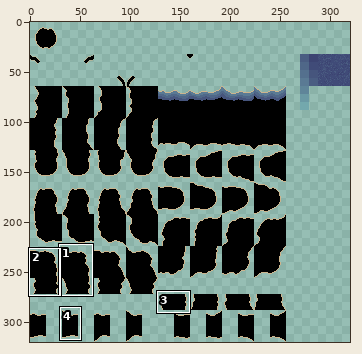
File history of a pixel-art file, tiles/coast.ase. The first picture is a wide view before the edit; the outline marks the close-up.
Close-up. The starting point:
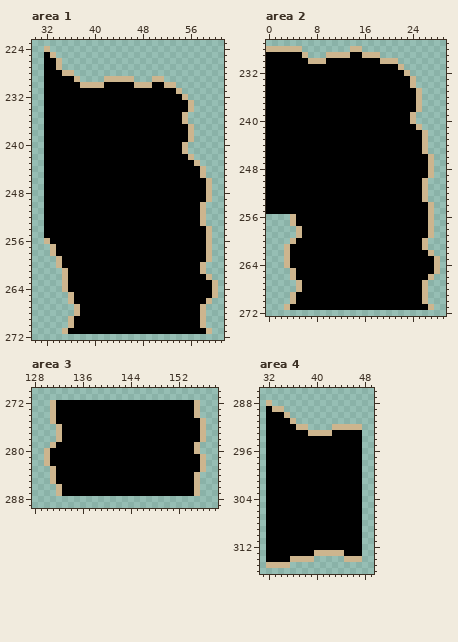
320x320 pixels, 1 frame. Shown: area 1: x 30..61, y 223..272; area 2: x 0..29, y 227..272; area 3: x 128..158, y 270..289; area 4: x 31..49, y 286..316. The commit also changed other parts of the picture, which this record leaves out.
Once edited:
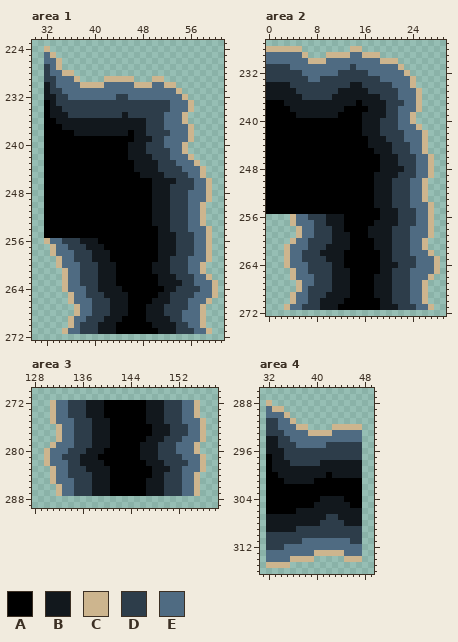
Palette (. is transparent): A #000000  B #12181d  C #cdb58e  D #2d3d4a  E #4f6b82
The author wrote: Finish beach tiles.
The edit:
Changed rows in their new state; - is an unchanged pixel.
Area 1, layer "beach":
first column x 32:
225 E---------------------------
226 EE--------------------------
227 DE--------------------------
228 DEE-------------------------
229 DDEEE-----------------------
230 BDEEEE----EEEEE---EE--------
231 BDDEEEEEEEEEEEEEEEEEEE------
232 BBDDEEEEEEEEDDEEEEEEEEE-----
233 -BDDDDDDDDDDDDDDDDDDDEEE----
234 -BBDDDDDDDDDDDDDDDDDDEEE----
235 -BBBDDDDDDDDDBDDDDDDEEE-----
236 --BBBBBBBBBBBBBBBDDDEEE-----
237 ---BBBBBBBBBBBBBBDDDEEEE----
238 -----BBBBBBBBB-BBDDDDEEE----
239 ---------------BBBDDEEEE----
240 --------------BBBDDDEEE-----
241 --------------BBBDDDDEE-----
242 --------------BBBBDDDEEE----
243 ---------------BBBBDDDEEE---
244 ---------------BBBBDDDDEEE--
245 ----------------BBBBDDDDEE--
246 ------------------BBBBDDDEE-
247 ------------------BBBDDDDEE-
248 ------------------BBBDDDEEE-
249 ------------------BBBDDDEEE-
250 ------------------BBBDDDEE--
251 ------------------BBBDDDEE--
252 ------------------BBBDDDEE--
253 ------------------BBBDDDEE--
254 -------------------BBDDDEEE-
255 -------------------BBBDDDEE-
256 -EEDDDBBB----------BBBDDDEE-
257 --EEDDDBBB---------BBBDDDEE-
258 --EEEDDDBBB--------BBBDDDEE-
259 ---EEDDDBBB--------BBDDDEEE-
260 ---EEEDDDBBB------BBBDDDEE--
261 ----EEDDDBBB------BBBDDDEE--
262 ----EEDDDBBB-------BBBDDDEE-
263 ----EEDDDBBB-------BBBBDDEEE
264 ----EEEDDBBBB-------BBDDDDEE
265 -----EEDDDBBBB-----BBDDDDEEE
266 -----EEEDDDBBB----BBBDDDEEE-
267 ------EEDDDBBB---BBBDDDDEE--
268 ------EEDDDBBB---BBBDDDEEE--
269 -----EEDDDBBB----BBBBDDEEE--
270 -----EDDDBBB------BBBBDDEE--
271 ----EEDDDBBB-------BBBDDDEE-
Area 2, layer "beach":
first column x 0:
229 EEEEEE--------EE------------
230 EEEEEEE---EEEEEEEEE---------
231 DDDDEEEEEEEEEEDEEEEEEE------
232 DDDDDDEEEEEEDDDDDEEEEEE-----
233 DDDDDDDEEDDDDDDDDDDEEEEE----
234 BBBBDDDDDDDDDDBBDDDDDEEE----
235 BBBBBDDDDDDDBBBBBDDDDDEEE---
236 BBBBBBDDDDDBBBBBBBBDDDEEE---
237 ---BBBBBBBBBBBB-BBBBDDDEE---
238 ----BBBBBBBBB----BBBDDEEE---
239 -----BBBBBBB----BBBBDDEE----
240 ----------------BBBDDDEE----
241 ----------------BBBDDDEEE---
242 ----------------BBBDDDDEEE--
243 -----------------BBBDDDEEE--
244 -----------------BBBBDDDEE--
245 ------------------BBBDDDEE--
246 -------------------BBBDDDEE-
247 -------------------BBBDDDEE-
248 -------------------BBBBDDEE-
249 ------------------BBBBDDDEE-
250 ------------------BBBDDDEE--
251 ------------------BBBDDDEE--
252 ------------------BBBDDDEE--
253 ------------------BBBDDDEE--
254 ------------------BBBDDDEEE-
255 -------------------BBBDDDEE-
256 -----EEDDDBBB------BBBDDDEE-
257 -----EEEDDBBB-----BBBBDDDEE-
258 ------EEDDDBB----BBBBDDDEEE-
259 ------EEDDDBBB---BBBBDDDEEE-
260 -----EEDDDDBBB----BBBDDDEE--
261 ----EEEDDDBBBB----BBBDDDEE--
262 ----EEDDDBBBB------BBDDDEEE-
263 ----EEDDDDBBB------BBDDDDEEE
264 ----EEEDDDDBB------BBBDDDEEE
265 -----EEDDDDBBB-----BBDDDEEEE
266 -----EEEDDDBBB----BBBDDDEEE-
267 ------EEDDDBBB----BBBDDDEE--
268 ------EDDDDBBB----BBBDDDEE--
269 -----EEDDDBBBB----BBBDDDEE--
270 -----EEDDBBBB------BBDDDEE--
271 ----EEDDDBBB-------BBBDDDEE-
Area 3, layer "beach":
first column x 131:
272 -EEDDDBBB-------BBBDDDEE-
273 -EEDDDBBB-------BBBDDDEE-
274 -EEDDDBBB-------BBBDDDEE-
275 -EEEDDDBBB------BBBDDDEEE
276 --EEDDDBBB-------BBBDDDEE
277 --EEDDDBBB-------BBBDDDEE
278 --EEDDDBBB------BBBDDDEEE
279 -EEEDDDBBB-----BBBDDDEEE-
280 EEEDDDBBB------BBBDDDEEE-
281 EEDDDBBB-------BBBDDDDEEE
282 EEEDDBBBB-------BBBDDDDEE
283 -EEDDDBBBB-------BBBDDEEE
284 -EEDDDDBBB-------BBDDDEE-
285 -EEEDDDBBB------BBBDDDEE-
286 --EEDDDBBB------BBBDDDEE-
287 --EEDDDBBB------BBBDDDEE-
Area 4, layer "beach":
first column x 32:
289 E---------------
290 EEE-------------
291 DDEE------------
292 DDEEE-----------
293 DDDEEEE----EEEEE
294 BBDDEEEEEEEEEEEE
295 BBDDDEEEEEDDDDDD
296 BBBDDDDDDDDDDDDD
297 -BBDDDDDDDDDDDDD
298 -BBBDDDDDBBBBBBB
299 -BBBBBBBBBBBBBBB
300 --BBBBBBBB-BBBBB
301 ---BBBBB--------
304 ---------BBBB---
305 --------BBBBBB--
306 -----BBBBBBBBBBB
307 BBBBBBBBBBDDBBBB
308 BBBBBBBBBDDDDBBB
309 BBBBBDDDDDDDDDDD
310 DDDDDDDDDDDDDDDD
311 DDDDDDEEEEEEEEDD
312 DDDEEEEEEEEEEEEE
313 EEEEEEEE-----EEE
314 EEEE------------
Changed places in both close-ups, as pixel boxes (x1, y1, x2, y2):
changed: (44, 52, 212, 334)
changed: (266, 52, 434, 310)
changed: (50, 400, 110, 496)
changed: (140, 400, 200, 496)
changed: (266, 406, 362, 562)
